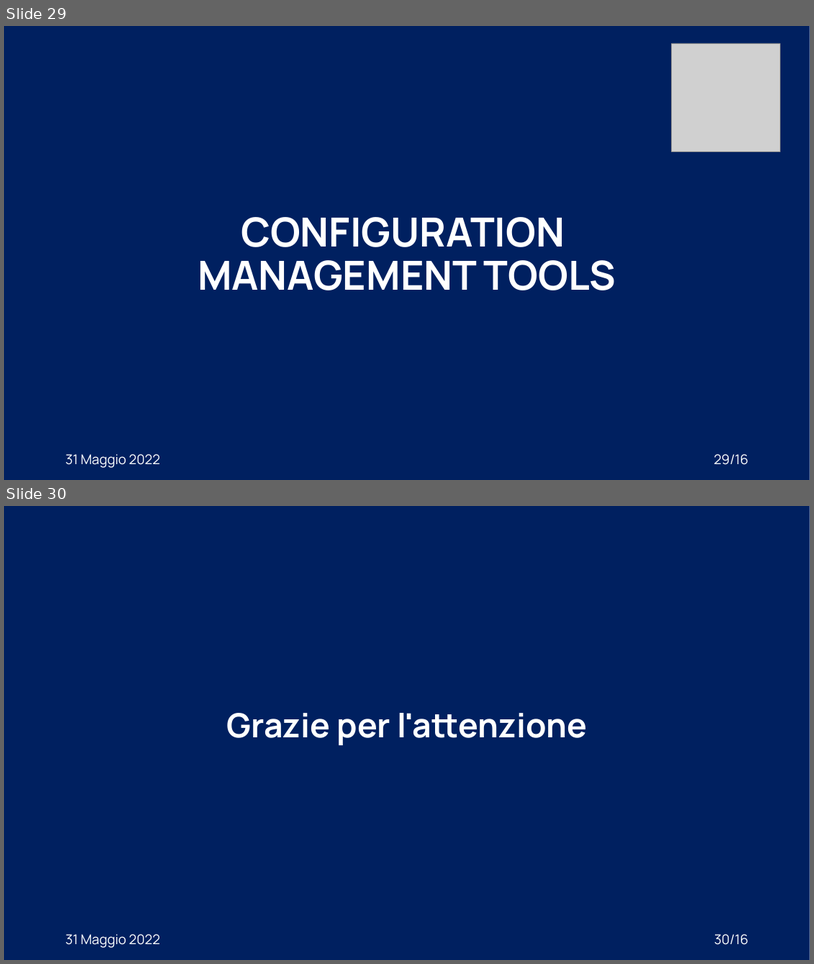
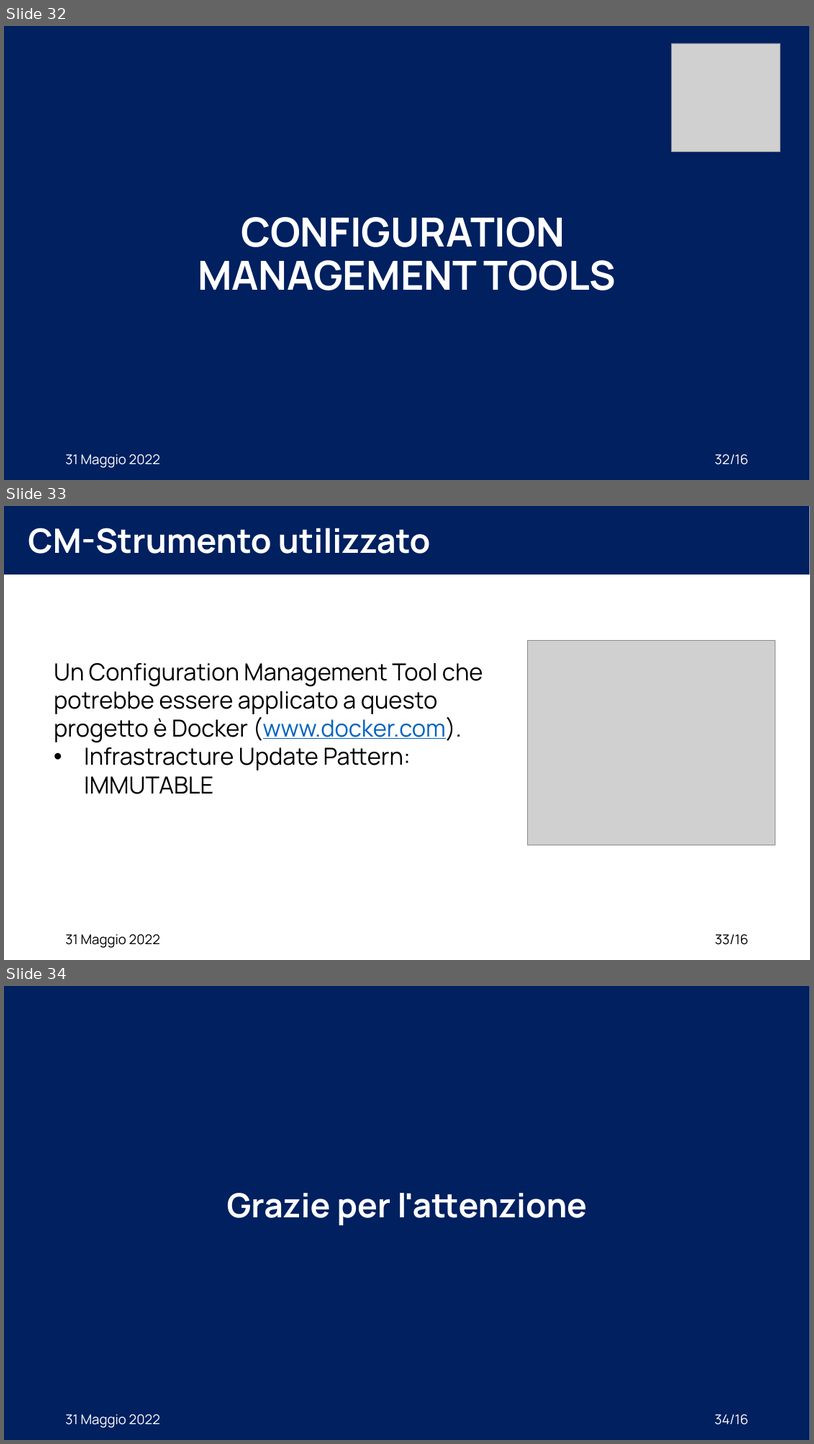
Before and after one commit to XidaZ3/MTSSAssignment3, a slide deck: MTSSAssignment3.pptx. Shown one above the other, each under a label of ours: slides 29 and 30 before the commit, slides 32, 33 and 34 after it. The pictures are 814x964 and 814x1444 pixels, drawn with LibreOffice and Linux fonts; fonts in the diff are those of the drawing; grey boxes stand for pictures. Boxes give left, top, right and bottom in pixels: in the first picture for what was removed or moved away, otherwise in the second. Text is boxed around its words. In the diff, an @@ line names an element or a change of style, - is before the commit and + after.

```diff
--- a/MTSSAssignment3.pptx
+++ b/MTSSAssignment3.pptx
@@ slide 33 added at bbox=[4, 506, 810, 960], background #FFFFFF @@
@@ rectangle added at bbox=[4, 506, 810, 574], fill #002060 @@
@@ title added at bbox=[28, 528, 430, 554], 40 pt, text #FFFFFF, bold @@
+CM-Strumento utilizzato
@@ picture added at bbox=[528, 641, 775, 845] @@
@@ text added at bbox=[54, 663, 484, 794], 28 pt, text #000000 @@
+Un Configuration Management Tool che potrebbe essere applicato a questo progetto è Docker (www.docker.com).
+• Infrastracture Update Pattern: IMMUTABLE
@@ text added at bbox=[65, 934, 160, 947], 16 pt, text #000000 @@
+31 Maggio 2022
@@ page number added at bbox=[715, 934, 749, 944], 16 pt, text #000000 @@
+33/16
@@ what was slide 29 is now slide 32 @@
@@ page number at bbox=[715, 454, 749, 464]: text changed @@
-29/16
+32/16
@@ what was slide 30 is now slide 34 @@
@@ page number at bbox=[715, 1414, 748, 1424]: text changed @@
-30/16
+34/16
```
Also in this commit, not shown: 1 slide changed, 3 other slides added, 4 other files.
